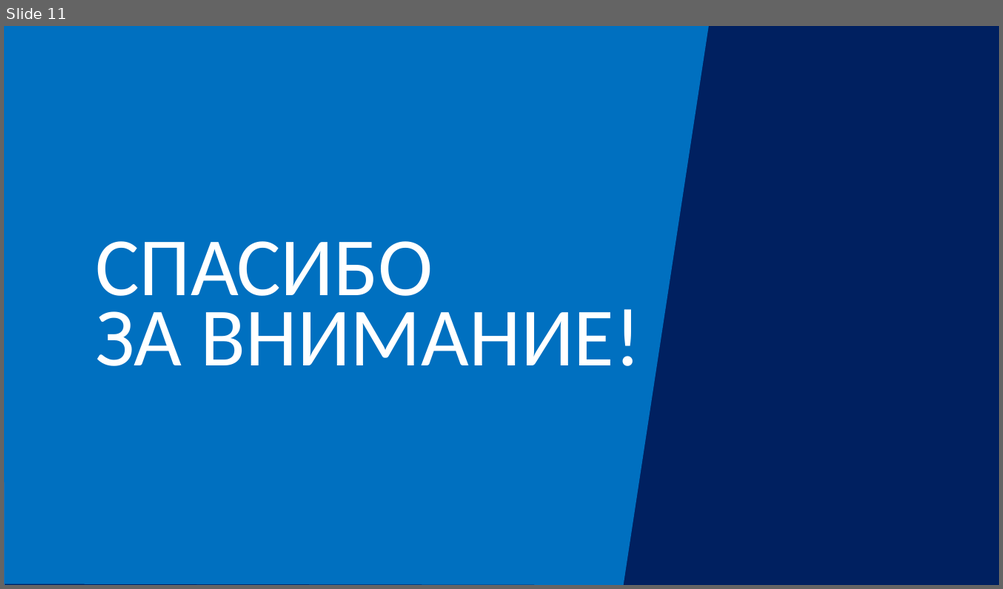
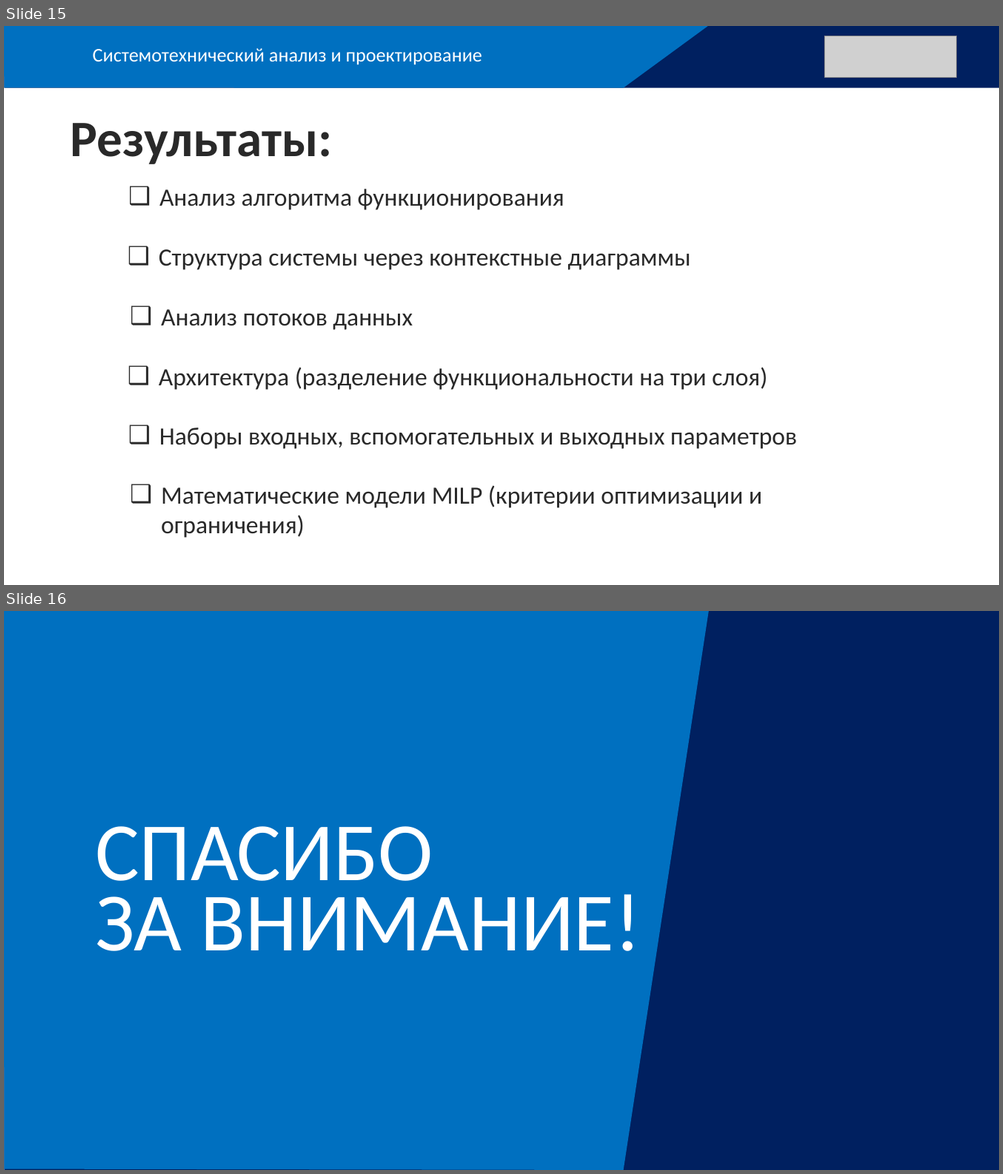
Before and after one commit to kostasmov/SevSU, a slide deck: 8 семестр/ПпЦП/Итоговая презентация.pptx. Shown one above the other, each under a label of ours: slide 11 before the commit, slides 15 and 16 after it. The pictures are 1003x589 and 1003x1174 pixels, drawn with LibreOffice and Linux fonts; fonts in the diff are those of the drawing; grey boxes stand for pictures. Boxes give left, top, right and bottom in pixels: in the first picture for what was removed or moved away, otherwise in the second. Text is boxed around its words. In the diff, an @@ line names an element or a change of style, - is before the commit and + after.

```diff
--- a/8 семестр/ПпЦП/Итоговая презентация.pptx
+++ b/8 семестр/ПпЦП/Итоговая презентация.pptx
@@ slide 15 added at box(4, 26, 999, 585), background #FFFFFF @@
@@ rectangle added at box(4, 26, 999, 87), fill #002060 @@
@@ freeform shape added at box(4, 26, 708, 87), fill #0070C0 @@
@@ picture added at box(825, 36, 956, 78) @@
@@ text added at box(93, 48, 482, 65), 14 pt, text #FFFFFF @@
+Системотехнический анализ и проектирование
@@ text added at box(71, 123, 333, 164), 37 pt, text #292929, bold @@
+Результаты:
@@ title added at box(159, 189, 564, 210), 18 pt, text #292929 @@
+❑ Анализ алгоритма функционирования
@@ text added at box(159, 249, 691, 270), 18 pt, text #292929 @@
+❑ Структура системы через контекстные диаграммы
@@ text added at box(161, 309, 412, 330), 18 pt, text #292929 @@
+❑ Анализ потоков данных
@@ text added at box(159, 367, 767, 390), 18 pt, text #292929 @@
+❑ Архитектура (разделение функциональности на три слоя)
@@ text added at box(159, 428, 797, 449), 18 pt, text #292929 @@
+❑ Наборы входных, вспомогательных и выходных параметров
@@ text added at box(161, 486, 762, 538), 18 pt, text #292929 @@
+❑ Математические модели MILP (критерии оптимизации и ограничения)
@@ what was slide 11 is now slide 16 @@
```
Also in this commit, not shown: 3 slides changed, 4 other slides added, 13 other files.
